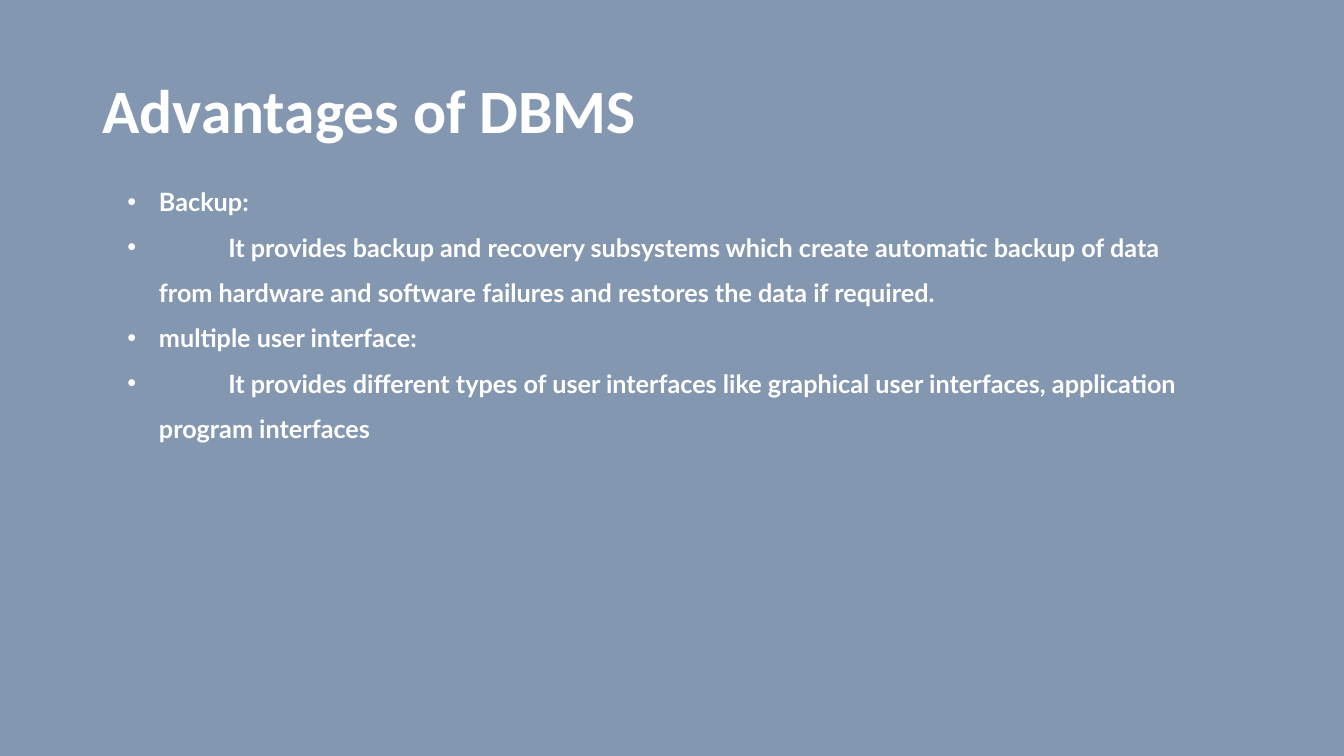
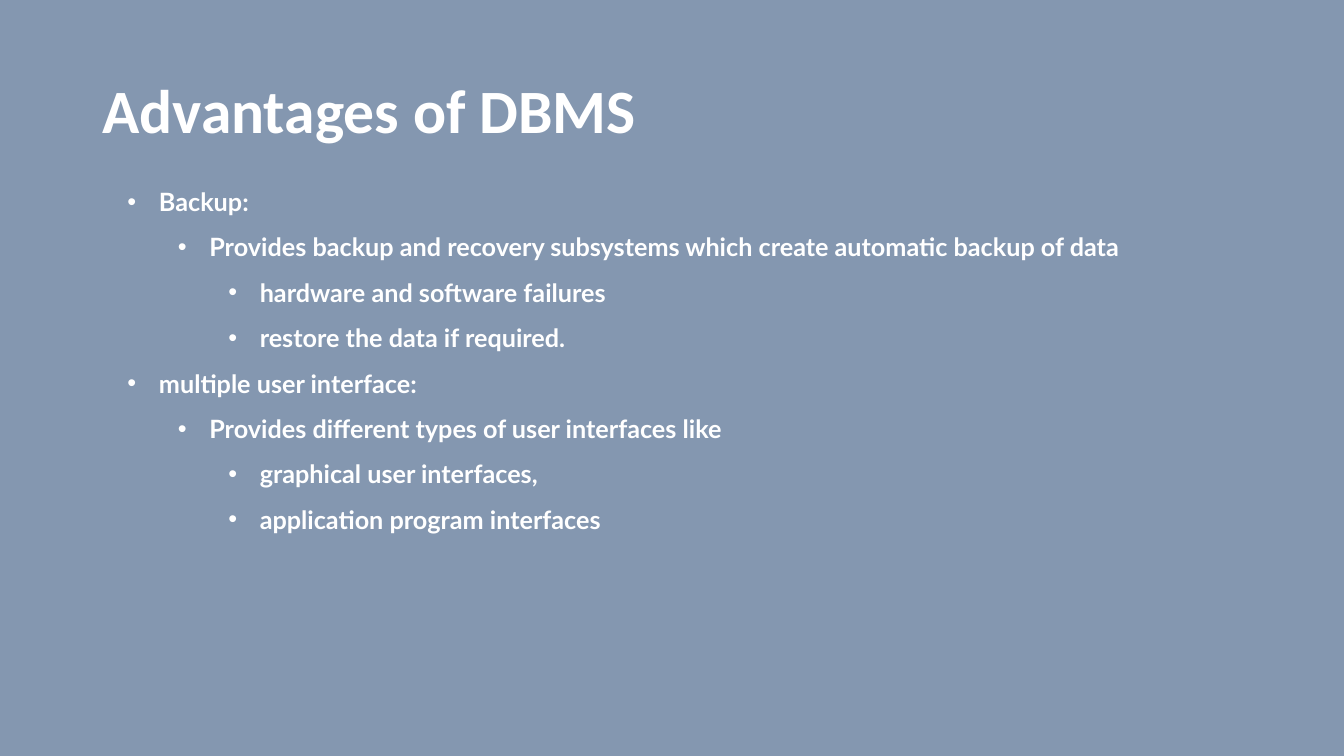
Before and after one commit to vilasvarghese/freshers, a slide deck: slide 29 of Lowes/FreshersDay2.pptx. Drawn at 1344x756 pixels with LibreOffice and Linux fonts; fonts in the diff are those of the drawing. Boxes give left, top, right and bottom in pixels: in the first picture for what was removed or moved away, otherwise in the second. Text is boxed around its words. In the diff, an @@ line names an element or a change of style, - is before the commit and + after.

```diff
--- a/Lowes/FreshersDay2.pptx
+++ b/Lowes/FreshersDay2.pptx
@@ text at (209, 237, 1119, 351): text changed @@
-• It provides backup and recovery subsystems which create automatic backup of data from hardware and software failures and restores the data if required.
+  • Provides backup and recovery subsystems which create automatic backup of data
+    • hardware and software failures
+    • restore the data if required.
@@ text at (209, 419, 722, 533): text changed @@
-• It provides different types of user interfaces like graphical user interfaces, application program interfaces
+  • Provides different types of user interfaces like
+    • graphical user interfaces,
+    • application program interfaces
```
Also in this commit, not shown: 3 other slides changed, 12 slides added, 59 slides removed, 5 other files.
